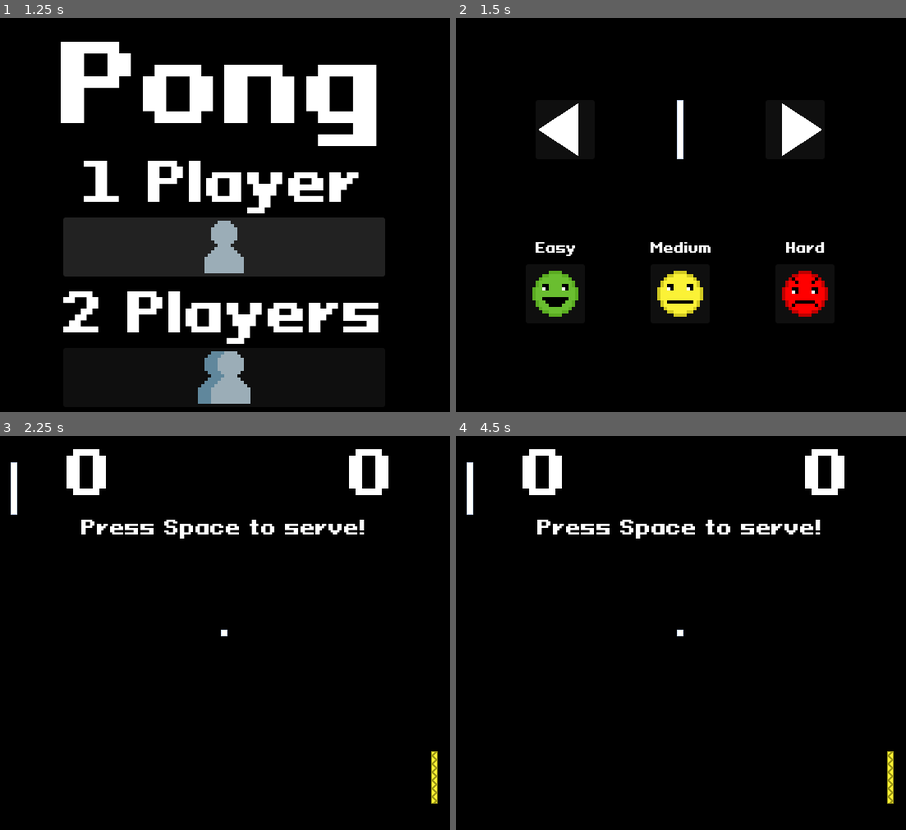
Above: before the commit, frames 1-4 (two rows, left to right).
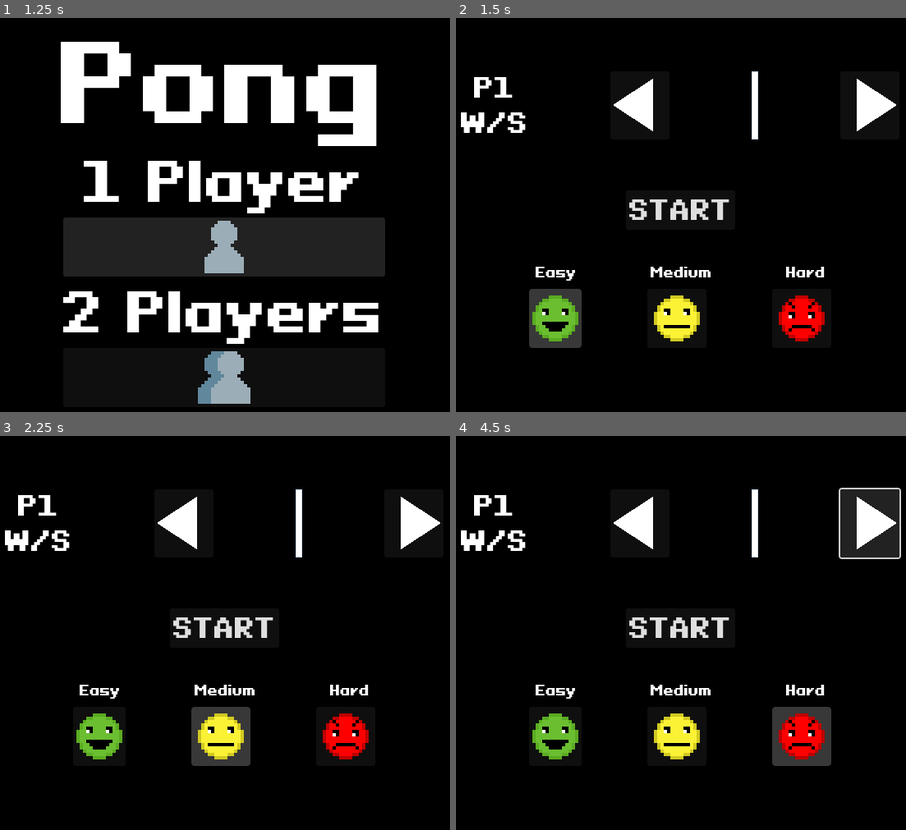
Above: after the commit, the same moments.

Repository: tylereg03/T-Pong
Game: Godot game, scene res://scenes/game.tscn
Same seed, same stepped clock (60 frames per second), same inputs: the game is played once before the commit and once after it.
Inputs (mouse positions are in pixels of both pictures, inside the frame that each line leads up to; where the layout moved, square brackets give the same spot in the first picture):
- Up to frame 1 (1.25 s): click (225, 238) at 0.5 s
- Up to frame 2 (1.5 s): click (681, 246) at 1.25 s
- Up to frame 3 (2.25 s): click (220, 735) [225, 711] at 2 s
- Up to frame 4 (4.5 s): click (802, 735) at 2.77 s; click (640, 522) at 3.52 s; click (870, 522) at 4.27 s

Frame 1 is identical in both runs. In frame 2, 9.2% of the frame differs, in the area x 1-98%, y 13-84%; in frame 3, 9.2%; in frame 4, 11%, in the area x 1-99%, y 3-94%.

Commit message:
Added two-player skin select
Altered the skin_selector in order to handle both single player and multiplayer skin selects.

Diff:
--- /dev/null
+++ b/resources/difficulty_buttons.tres
@@ -0,0 +1,3 @@
+[gd_resource type="ButtonGroup" format=3 uid="uid://b7c6xl3tetsd2"]
+
+[resource]
--- a/scenes/skin_selector.tscn
+++ b/scenes/skin_selector.tscn
@@ -6,11 +6,39 @@
 [ext_resource type="Texture2D" uid="uid://cjbiuvquk0b6u" path="res://assets/paddle_h.png" id="4_3gn6x"]
 [ext_resource type="Texture2D" uid="uid://bimf65m0nekf5" path="res://assets/easy.png" id="5_sinys"]
 [ext_resource type="Texture2D" uid="uid://px7uf6mlpxwy" path="res://assets/medium.png" id="6_hrec4"]
+[ext_resource type="ButtonGroup" uid="uid://b7c6xl3tetsd2" path="res://resources/difficulty_buttons.tres" id="6_ylim5"]
 [ext_resource type="Texture2D" uid="uid://boxlncp5cuq7d" path="res://assets/hard.png" id="7_qup8o"]
 [ext_resource type="FontFile" uid="uid://crpfiq20c1khc" path="res://assets/PixeloidSansBold-PKnYd.ttf" id="8_dj512"]
 [ext_resource type="Texture2D" uid="uid://bgxw52jxxmr24" path="res://assets/left.png" id="9_6qmhv"]
 [ext_resource type="Texture2D" uid="uid://csyji8dmai531" path="res://assets/right.png" id="10_4tru4"]
 
+[sub_resource type="StyleBoxFlat" id="StyleBoxFlat_2ltua"]
+bg_color = Color(0.219608, 0.219608, 0.219608, 1)
+corner_radius_top_left = 4
+corner_radius_top_right = 4
+corner_radius_bottom_right = 4
+corner_radius_bottom_left = 4
+
+[sub_resource type="StyleBoxEmpty" id="StyleBoxEmpty_1epg1"]
+
+[sub_resource type="StyleBoxFlat" id="StyleBoxFlat_wewpa"]
+bg_color = Color(0.219501, 0.219501, 0.219501, 1)
+corner_radius_top_left = 4
+corner_radius_top_right = 4
+corner_radius_bottom_right = 4
+corner_radius_bottom_left = 4
+
+[sub_resource type="StyleBoxEmpty" id="StyleBoxEmpty_srqvy"]
+
+[sub_resource type="StyleBoxFlat" id="StyleBoxFlat_2e3wc"]
+bg_color = Color(0.219608, 0.219608, 0.219608, 1)
+corner_radius_top_left = 4
+corner_radius_top_right = 4
+corner_radius_bottom_right = 4
+corner_radius_bottom_left = 4
+
+[sub_resource type="StyleBoxEmpty" id="StyleBoxEmpty_lmcfs"]
+
 [node name="SkinSelector" type="CanvasLayer"]
 script = ExtResource("1_vjtsq")
 textures = Array[Texture2D]([ExtResource("2_em8sk"), ExtResource("3_npq22"), ExtResource("4_3gn6x")])
@@ -23,13 +51,30 @@
 grow_vertical = 2
 color = Color(0, 0, 0, 1)
 
+[node name="StartButton" type="Button" parent="."]
+anchors_preset = 8
+anchor_left = 0.5
+anchor_top = 0.5
+anchor_right = 0.5
+anchor_bottom = 0.5
+offset_left = -66.5
+offset_top = -30.0
+offset_right = 66.5
+offset_bottom = 18.0
+grow_horizontal = 2
+grow_vertical = 2
+theme_override_fonts/font = ExtResource("8_dj512")
+theme_override_font_sizes/font_size = 32
+text = "START"
+
 [node name="Difficulties" type="HBoxContainer" parent="."]
+visible = false
 anchors_preset = 14
 anchor_top = 0.5
 anchor_right = 1.0
 anchor_bottom = 0.5
-offset_top = 60.0
-offset_bottom = 132.0
+offset_top = 90.0
+offset_bottom = 162.0
 grow_horizontal = 2
 grow_vertical = 2
 theme_override_constants/separation = 80
@@ -37,27 +82,41 @@
 
 [node name="Easy" type="Button" parent="Difficulties"]
 layout_mode = 2
+theme_override_styles/pressed = SubResource("StyleBoxFlat_2ltua")
+theme_override_styles/focus = SubResource("StyleBoxEmpty_1epg1")
+toggle_mode = true
+button_pressed = true
+button_group = ExtResource("6_ylim5")
 icon = ExtResource("5_sinys")
 icon_alignment = 1
 
 [node name="Medium" type="Button" parent="Difficulties"]
 layout_mode = 2
+theme_override_styles/pressed = SubResource("StyleBoxFlat_wewpa")
+theme_override_styles/focus = SubResource("StyleBoxEmpty_srqvy")
+toggle_mode = true
+button_group = ExtResource("6_ylim5")
 icon = ExtResource("6_hrec4")
 icon_alignment = 1
 
 [node name="Hard" type="Button" parent="Difficulties"]
 layout_mode = 2
+theme_override_styles/pressed = SubResource("StyleBoxFlat_2e3wc")
+theme_override_styles/focus = SubResource("StyleBoxEmpty_lmcfs")
+toggle_mode = true
+button_group = ExtResource("6_ylim5")
 icon = ExtResource("7_qup8o")
 icon_alignment = 1
 
 [node name="DifficultiesTexts" type="HBoxContainer" parent="."]
+visible = false
 anchors_preset = 5
 anchor_left = 0.5
 anchor_right = 0.5
 offset_left = -191.5
-offset_top = 260.0
+offset_top = 290.0
 offset_right = 191.5
-offset_bottom = 300.0
+offset_bottom = 330.0
 grow_horizontal = 2
 theme_override_constants/separation = 90
 alignment = 1
@@ -94,13 +153,22 @@
 anchor_right = 0.5
 anchor_bottom = 0.5
 offset_left = -176.0
-offset_top = -140.0
+offset_top = -170.0
 offset_right = 176.0
-offset_bottom = -68.0
+offset_bottom = -98.0
 grow_horizontal = 2
 grow_vertical = 2
 theme_override_constants/separation = 100
 
+[node name="P1Text" type="Label" parent="SkinSelect"]
+layout_mode = 2
+theme_override_fonts/font = ExtResource("8_dj512")
+theme_override_font_sizes/font_size = 32
+text = "P1
+W/S"
+horizontal_alignment = 1
+vertical_alignment = 1
+
 [node name="Left" type="Button" parent="SkinSelect"]
 layout_mode = 2
 icon = ExtResource("9_6qmhv")
@@ -115,8 +183,48 @@
 icon = ExtResource("10_4tru4")
 icon_alignment = 1
 
-[connection signal="button_down" from="Difficulties/Easy" to="." method="_on_easy_button_down"]
-[connection signal="button_down" from="Difficulties/Medium" to="." method="_on_medium_button_down"]
-[connection signal="button_down" from="Difficulties/Hard" to="." method="_on_hard_button_down"]
+[node name="SkinSelect2" type="HBoxContainer" parent="."]
+anchors_preset = 8
+anchor_left = 0.5
+anchor_top = 0.5
+anchor_right = 0.5
+anchor_bottom = 0.5
+offset_left = -176.0
+offset_top = 90.0
+offset_right = 176.0
+offset_bottom = 162.0
+grow_horizontal = 2
+grow_vertical = 2
+theme_override_constants/separation = 100
+
+[node name="P2Text" type="Label" parent="SkinSelect2"]
+layout_mode = 2
+theme_override_fonts/font = ExtResource("8_dj512")
+theme_override_font_sizes/font_size = 32
+text = "P2
+↑/↓"
+horizontal_alignment = 1
+vertical_alignment = 1
+
+[node name="Left2" type="Button" parent="SkinSelect2"]
+layout_mode = 2
+icon = ExtResource("9_6qmhv")
+icon_alignment = 1
+
+[node name="TextureRect2" type="TextureRect" parent="SkinSelect2"]
+layout_mode = 2
+texture = ExtResource("2_em8sk")
+
+[node name="Right2" type="Button" parent="SkinSelect2"]
+layout_mode = 2
+icon = ExtResource("10_4tru4")
+icon_alignment = 1
+
+[connection signal="button_down" from="StartButton" to="." method="finish"]
+[connection signal="toggled" from="Difficulties/Easy" to="." method="_on_easy_toggled"]
+[connection signal="toggled" from="Difficulties/Medium" to="." method="_on_medium_toggled"]
+[connection signal="toggled" from="Difficulties/Hard" to="." method="_on_hard_toggled"]
 [connection signal="button_down" from="SkinSelect/Left" to="." method="_on_left_button_down"]
 [connection signal="button_down" from="SkinSelect/Right" to="." method="_on_right_button_down"]
+[connection signal="button_down" from="SkinSelect2/Left2" to="." method="_on_left_2_button_down"]
+[connection signal="button_down" from="SkinSelect2/Right2" to="." method="_on_right_2_button_down"]
--- a/scripts/hud.gd
+++ b/scripts/hud.gd
@@ -21,13 +21,27 @@
 	$SkinSelector.show()
 	$NumPlayers.hide()
 
+	# hide 2P specifics and show 1P specifics
+	$SkinSelector/Difficulties.show()
+	$SkinSelector/DifficultiesTexts.show()
+	$SkinSelector/SkinSelect2.hide()
+
+	# have easy automatically toggled to true
+	$SkinSelector._on_easy_toggled(true)
+
 # 2 Player option pressed in Player select
 func _on_p_2_button_down():
+	$SkinSelector.show()
 	$NumPlayers.hide()
-	$Title.hide()
-	$InGame.show()
-	# textures hardcoded for now, WILL IMPLEMENT 2 PERSON SKIN SELECTOR
-	start_game.emit(Paddle.Behavior.PLAYER, $SkinSelector.textures[1], $SkinSelector.textures[0])
+
+	# hide 1P specifics and show 2P specifics
+	$SkinSelector/Difficulties.hide()
+	$SkinSelector/DifficultiesTexts.hide()
+	$SkinSelector/SkinSelect2.show()
+
+	# toggle easy to false if 2 players are selected
+	$SkinSelector._on_easy_toggled(false)
+	$SkinSelector.behavior = Paddle.Behavior.PLAYER
 
 # Skins chosen inside of skin selector, this will call for a new game to start
 func _on_skin_selector_start():
--- a/scripts/paddle.gd
+++ b/scripts/paddle.gd
@@ -47,5 +47,5 @@
 	position.y = clamp(position.y, size.y / 2, screen_size.y - size.y / 2)
 
 # Called when an area (the ball) hits the paddle
-func _on_area_entered(area):
+func _on_area_entered(_area):
 	hit.emit()
--- a/scripts/skin_selector.gd
+++ b/scripts/skin_selector.gd
@@ -4,16 +4,18 @@
 
 @export var textures: Array[Texture2D]
 
-# stores the sprites used for each difficulty
-@onready var easy_sprite = textures[0]
-@onready var med_sprite = textures[1]
-@onready var hard_sprite = textures[2]
+# stores the index assigned to each sprite used for each difficulty
+@onready var easy_sprite = 0
+@onready var med_sprite = 1
+@onready var hard_sprite = 2
 
-# stores what texture the user is currently hovering
-var current_texture_index: int = 0
+# stores what texture the users are currently hovering
+var p1_current_texture_index: int = 0
+var p2_current_texture_index: int = 0
 
-# this will display what sprite the user is hovering
-var sprite
+# this will display what sprite the users are hovering
+var sprite1_display
+var sprite2_display
 
 # these will be accessed by HUD in order to retrieve the proper sprites/behavior
 var behavior
@@ -22,49 +24,71 @@
 
 # Called when the node enters the scene tree for the first time.
 func _ready():
-	sprite = $SkinSelect/TextureRect
+	sprite1_display = $SkinSelect/TextureRect
+	sprite2_display = $SkinSelect2/TextureRect2
+
 	update_texture()
 
 # Called whenever a sprite in the selector needs to be updated
 func update_texture():
-	sprite.texture = textures[current_texture_index]
+	sprite1_display.texture = textures[p1_current_texture_index]
+	sprite2_display.texture = textures[p2_current_texture_index]
+
+	p1_sprite = sprite1_display.texture
+	p2_sprite = sprite2_display.texture
 
 # Called when the left cycle button for P1 is pressed
 func _on_left_button_down():
-	if current_texture_index == 0:
-		current_texture_index = textures.size() - 1
+	if p1_current_texture_index == 0:
+		p1_current_texture_index = textures.size() - 1
 	else:
-		current_texture_index -= 1
+		p1_current_texture_index -= 1
 	update_texture()
 
-# Called when the left cycle button for P2 is pressed
+# Called when the right cycle button for P1 is pressed
 func _on_right_button_down():
-	if current_texture_index == textures.size() - 1:
-		current_texture_index = 0
+	if p1_current_texture_index == textures.size() - 1:
+		p1_current_texture_index = 0
 	else:
-		current_texture_index += 1
+		p1_current_texture_index += 1
 	update_texture()
 
-# ONLY ACCESSIBLE FOR 1 PLAYER, Easy button pressed
-func _on_easy_button_down():
-	behavior = Paddle.Behavior.EASY
-	p1_sprite = sprite.texture
-	p2_sprite = easy_sprite
-	finish()
+# Called when the left cycle button for P1 is pressed
+func _on_left_2_button_down():
+	if p2_current_texture_index == 0:
+		p2_current_texture_index = textures.size() - 1
+	else:
+		p2_current_texture_index -= 1
+	update_texture()
 
-# ONLY ACCESSIBLE FOR 1 PLAYER, Medium button pressed
-func _on_medium_button_down():
-	behavior = Paddle.Behavior.MEDIUM
-	p1_sprite = sprite.texture
-	p2_sprite = med_sprite
-	finish()
+# Called when the right cycle button for P2 is pressed
+func _on_right_2_button_down():
+	if p2_current_texture_index == textures.size() - 1:
+		p2_current_texture_index = 0
+	else:
+		p2_current_texture_index += 1
+	update_texture()
 
-# ONLY ACCESSIBLE FOR 1 PLAYER, Hard button pressed
-func _on_hard_button_down():
-	behavior = Paddle.Behavior.HARD
-	p1_sprite = sprite.texture
-	p2_sprite = hard_sprite
-	finish()
+# ONLY ACCESSIBLE FOR 1 PLAYER, Easy button toggled
+func _on_easy_toggled(toggled_on):
+	if toggled_on:
+		behavior = Paddle.Behavior.EASY
+		p2_current_texture_index = easy_sprite
+		update_texture()
+
+# ONLY ACCESSIBLE FOR 1 PLAYER, Medium button toggled
+func _on_medium_toggled(toggled_on):
+	if toggled_on:
+		behavior = Paddle.Behavior.MEDIUM
+		p2_current_texture_index = med_sprite
+		update_texture()
+
+# ONLY ACCESSIBLE FOR 1 PLAYER, Hard button toggled
+func _on_hard_toggled(toggled_on):
+	if toggled_on:
+		behavior = Paddle.Behavior.HARD
+		p2_current_texture_index = hard_sprite
+		update_texture()
 
 # Hides the skin selector, and alerts the hud that it has finished
 func finish():
Not shown: 1 places in scenes/skin_selector.tscn that only renumber resources
